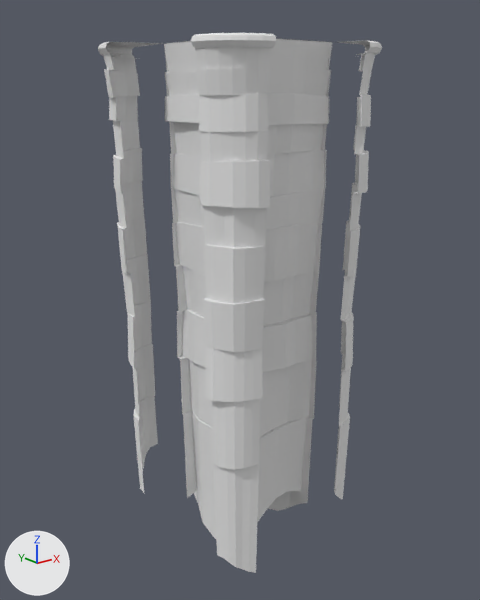
What one commit did to the FBX model assets/Strategy_Kit/Unity/Assets/Vitaria/Models/Isle/Blocks/Isle_Block_3_4.fbx.
Both versions are drawn from a 50 mm camera at (-21.4, -20.5, -2.0) aimed at (-2.7, 2.8, -11.3). Every picture has the same lights, and +X, +Y and +Z are marked at lower left. The picture after the commit comes second. Where no turn or scale is listed for an object, it has been applied to the vertices.

Objects in the first picture: 'Corner_NW', 'Corner_SE', 'Corner_SW', 'Wall_E', 'Wall_N', 'Wall_S', 'Wall_W'.
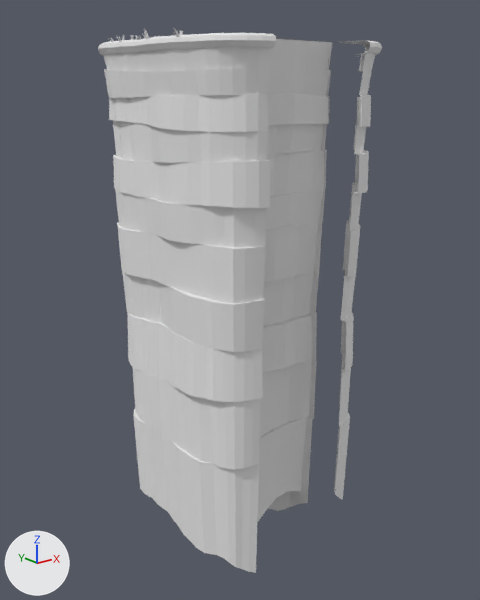
Where the change shows, as pixel boxes [x1, y1, x2, y2] in the pictures (480 x 600 px):
'Ledge_W', added
    after: [106, 28, 217, 555]
'Wall_W', unchanged, covered by the edit
    before: [164, 41, 216, 539]
'Corner_NW', unchanged, covered by the edit
    before: [98, 42, 163, 493]
    after: [98, 42, 144, 493]
'Wall_N', unchanged, covered by the edit
    before: [165, 55, 197, 498]

Diff of the bpy script that builds the scene:
```diff
--- a/assets/Strategy_Kit/Unity/Assets/Vitaria/Models/Isle/Blocks/Isle_Block_3_4.fbx.py
+++ b/assets/Strategy_Kit/Unity/Assets/Vitaria/Models/Isle/Blocks/Isle_Block_3_4.fbx.py
@@ me_isle_3_4_ledge_w_001 @@
+me_isle_3_4_ledge_w_001.from_pydata(...)  # 1139 vertices, 1750 faces; spans x -7.8..-5.0, y 0.0..5.0, z -22.1..0.3
+me_isle_3_4_ledge_w_001.materials.append(mat_vitaria_palette)  # its picture is missing
@@ ob_ledge_w @@
+ob_ledge_w = bpy.data.objects.new('Ledge_W', me_isle_3_4_ledge_w_001)
+ob_ledge_w.location = (0.0, 0.0, 0.0)
```
